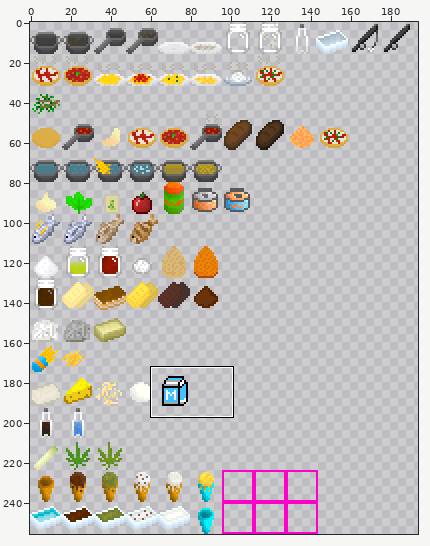
Sprite sheet, stored at com/rgbcraft/gastronomod/textures/items.png. The picture above shows the old version from afar; the outline marks the close-up.
Close-up. First the earlier version:
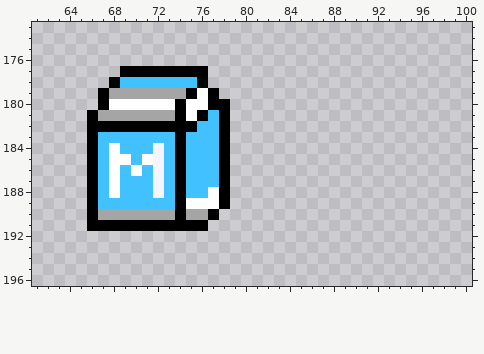
The file is 256x256 pixels. Pixels under 10% opacity are left out. Colours within 5 levels of each other are drawn and written as one. Shown: x 61..100, y 173..196. The wide view leaves out empty margins.
After the commit:
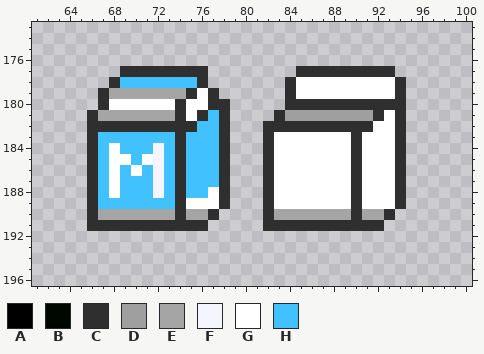
Palette (. is transparent): A #000000  B #000600  C #2f2f2f  D #9f9f9f  E #a5a5a5  F #f4f5ff  G #ffffff  H #42c1ff
Changes in this commit:
Colour C is added in row 177 at x 85 to 93; in rows 178 to 179 at x 84 and 94; in row 180 at x 84 to 94; in row 181 at x 83, 92 and 94; in row 182 at x 82 to 91 and 94; in rows 183 to 189 at x 82, 90 and 94.
Colour C is added in row 190 at x 82, 90 and 93; in row 191 at x 82 to 92.
Colour C replaces colour A in row 177 at x 69 to 76; in row 179 at x 67, 75 and 77; in row 180 at x 67, 74 and 77 to 78; in row 181 at x 66, 74, 76 and 78; in row 182 at x 66 to 75 and 78; in rows 183 to 189 at x 66, 74 and 78.
Colour C replaces colour A in row 190 at x 66, 74 and 77; in row 191 at x 66 to 76.
Colour C replaces colour B in row 178 at x 68 and 76.
Colour D is added in row 181 at x 84 to 91.
Colour E is added in row 190 at x 83 to 89 and 91 to 92.
Colour G is added in rows 178 to 179 at x 85 to 93; in row 181 at x 93; in row 182 at x 92 to 93; in rows 183 to 189 at x 83 to 89 and 91 to 93.
Changed places in both close-ups, as pixel boxes (x1, y1, x2, y2):
changed: (87, 66, 230, 231)
added: (263, 66, 406, 231)
